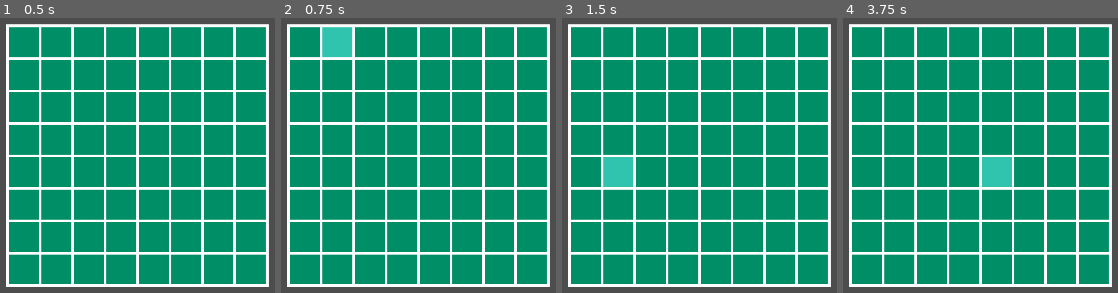
Above: before the commit, frames 1-4 (left to right).
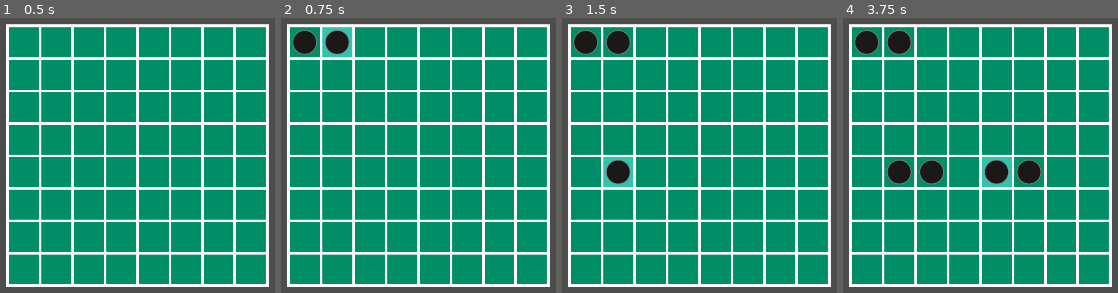
Above: after the commit, the same moments.

Repository: LStace/Reversi-Godot-4
Game: Godot game, scene res://scenes/main.tscn
The game is run twice, just before and just after one commit, with the same random seed, the same clock (stepped at 60 frames per second) and the same inputs. Before the commit the project has no main scene; this scene is started directly in both runs.
Inputs (mouse positions are in pixels of both pictures, inside the frame that each line leads up to):
- Up to frame 1 (0.5 s): no input
- Up to frame 2 (0.75 s): tap Enter at 0.5 s; move the mouse to (outside the picture) at 0.52 s; press the mouse at (outside the picture) at 0.53 s; hold Right (move_right) from 0.53 s (still down)
- Up to frame 3 (1.5 s): tap Space at 1.25 s; move the mouse to (617, 133) at 1.27 s; release Right (move_right) at 1.28 s; release the mouse at (617, 133) at 1.28 s; hold Down (move_down) from 1.28 s (still down); click (617, 133) at 1.35 s
- Up to frame 4 (3.75 s): tap Enter at 2, 3.5 s; move the mouse to (outside the picture) at 2.02 s; release Down (move_down) at 2.03 s; press the mouse at (outside the picture) at 2.03 s; hold Right (move_right) 2.03-2.78 s; tap Space at 2.75 s; move the mouse to (1016, 199) at 2.77 s; release the mouse at (1016, 199) at 2.78 s; hold Up (move_up) 2.78-3.53 s; click (1016, 199) at 2.85 s; move the mouse to (outside the picture) at 3.52 s; press the mouse at (outside the picture) at 3.53 s; hold Left (move_left) from 3.53 s (still down)

Frame 1 is identical in both runs. In frame 2, 1.3% of the frame differs, in the area x 4-26%, y 4-14%; in frame 3, 1.9%; in frame 4, 3.9%, in the area x 4-73%, y 4-61%.

Commit message:
Can Place Disc
Added sprites for light and dark discs

Clicking a tile will place a disc on that tile.

Diff:
--- a/Reversi Game/project.godot
+++ b/Reversi Game/project.godot
@@ -11,6 +11,7 @@
 [application]
 
 config/name="Reversi Game"
+run/main_scene="res://scenes/main.tscn"
 config/features=PackedStringArray("4.1", "Forward Plus")
 config/icon="res://icon.svg"
 
--- /dev/null
+++ b/Reversi Game/scenes/disc.tscn
@@ -0,0 +1,27 @@
+[gd_scene load_steps=4 format=3 uid="uid://d0ysam42gl4nh"]
+
+[ext_resource type="Texture2D" uid="uid://cwerc2eps75ti" path="res://sprites/dark_disc_1.png" id="1_jgg3e"]
+[ext_resource type="Texture2D" uid="uid://b3h3prt8fjaw6" path="res://sprites/light_disc_1.png" id="2_he6aa"]
+
+[sub_resource type="SpriteFrames" id="SpriteFrames_fbody"]
+animations = [{
+"frames": [{
+"duration": 1.0,
+"texture": ExtResource("1_jgg3e")
+}],
+"loop": true,
+"name": &"dark_resting",
+"speed": 5.0
+}, {
+"frames": [{
+"duration": 1.0,
+"texture": ExtResource("2_he6aa")
+}],
+"loop": true,
+"name": &"light_resting",
+"speed": 5.0
+}]
+
+[node name="Disc" type="AnimatedSprite2D"]
+sprite_frames = SubResource("SpriteFrames_fbody")
+animation = &"dark_resting"
--- a/Reversi Game/scenes/tile.tscn
+++ b/Reversi Game/scenes/tile.tscn
@@ -4,6 +4,9 @@
 
 [node name="Tile" type="ColorRect"]
 custom_minimum_size = Vector2(72, 72)
+offset_right = 72.0
+offset_bottom = 72.0
+size_flags_vertical = 4
 color = Color(0, 0.556863, 0.403922, 1)
 script = ExtResource("1_d503w")
 
--- a/Reversi Game/scripts/board.gd
+++ b/Reversi Game/scripts/board.gd
@@ -3,6 +3,7 @@
 var tiles_in_grid : Array[Array]
 var current_tile = [null, Vector2i.ZERO]
 var move_buffer : float = 0.0
+var is_player_dark : bool = true
 
 @onready var children = get_children()
 
@@ -21,28 +22,27 @@
 		tile_number += 1
 
 
+
 # Called every frame. 'delta' is the elapsed time since the previous frame.
 func _process(delta):
 	pass
 
 
-#Handles input to select diffferent tiles
+#Handles input
 func _input(event):
+
+	#region move between tiles
 	if event.is_action_pressed("move_up"):
 		current_tile[1] += Vector2i.UP
-		#on_hovered_over_tile(tiles_in_grid[current_tile[1].x][current_tile[1].y + Vector2i.UP.y])
 
 	if event.is_action_pressed("move_right"):
 		current_tile[1] += Vector2i.RIGHT
-		#on_hovered_over_tile(tiles_in_grid[current_tile[1].x + Vector2i.RIGHT.x][current_tile[1].y])
 
 	if event.is_action_pressed("move_down"):
 		current_tile[1] += Vector2i.DOWN
-		#on_hovered_over_tile(tiles_in_grid[current_tile[1].x][current_tile[1].y + Vector2i.DOWN.y])
 
 	if event.is_action_pressed("move_left"):
 		current_tile[1] += Vector2i.LEFT
-		#on_hovered_over_tile(tiles_in_grid[current_tile[1].x + Vector2i.LEFT.y][current_tile[1].y])
 
 	if current_tile[1].x >= 8:
 		current_tile[1].x = 0
@@ -52,6 +52,11 @@
 
 	on_hovered_over_tile(tiles_in_grid[current_tile[1].x][current_tile[1].y])
 
+	#endregion
+
+	if event.is_action_pressed("select"):
+		current_tile[0].place_disc(is_player_dark)
+
 
 #Called when the player hovers over a tile and shows which tile is hovered over
 func on_hovered_over_tile(tile):
--- a/Reversi Game/scripts/tile.gd
+++ b/Reversi Game/scripts/tile.gd
@@ -3,6 +3,10 @@
 signal hovered_over_tile(tile)
 
 var board_index : Vector2i
+var disc_scene : PackedScene = preload("res://scenes/disc.tscn")
+var cur_disc : AnimatedSprite2D = null
+var cur_colour : bool
+var disc_animations = ["light_resting", "dark_resting"]
 
 # Called when the node enters the scene tree for the first time.
 func _ready():
@@ -16,3 +20,13 @@
 
 func _on_mouse_entered():
 	hovered_over_tile.emit(self)
+
+#Places a disc of the player's colour on the tile
+func place_disc(disc_colour):
+	if cur_disc == null:
+		var disc = disc_scene.instantiate()
+		disc.position += (size/2)
+		add_child(disc)
+		cur_disc = disc
+		cur_colour = disc_colour
+		disc.play(disc_animations[int(cur_colour)])
Binary file added: Reversi Game/sprites/dark_disc_1.png
Not shown, added: Reversi Game/sprites/dark_disc_1.png.import
Binary file added: Reversi Game/sprites/light_disc_1.png
Not shown, added: Reversi Game/sprites/light_disc_1.png.import
